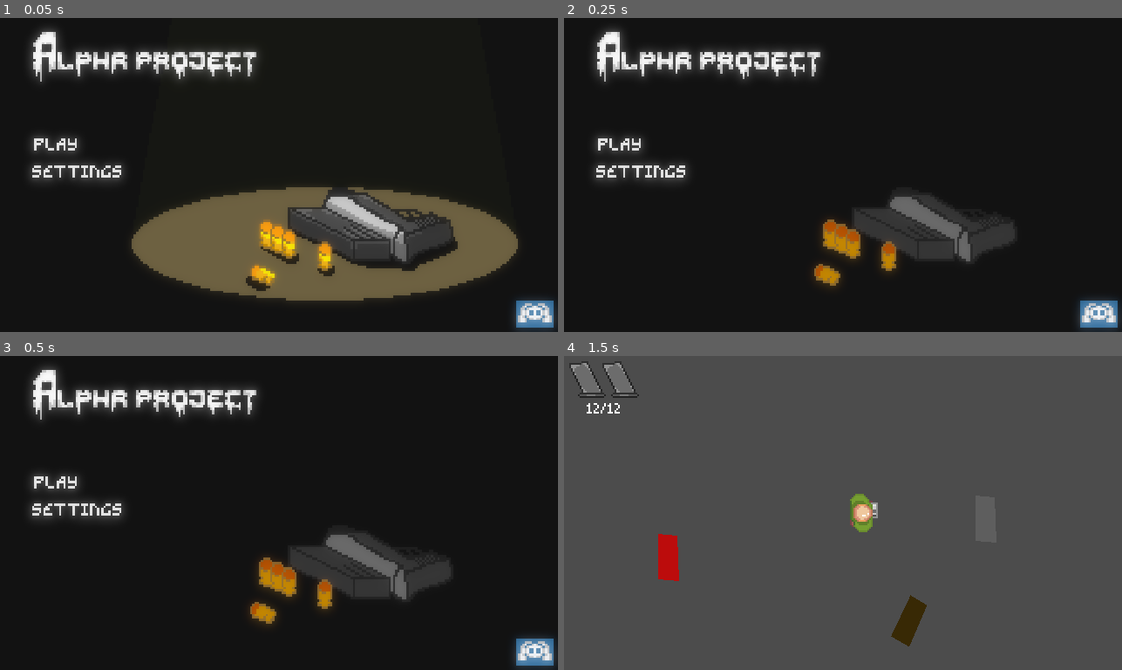
Above: before the commit, frames 1-4 (two rows, left to right).
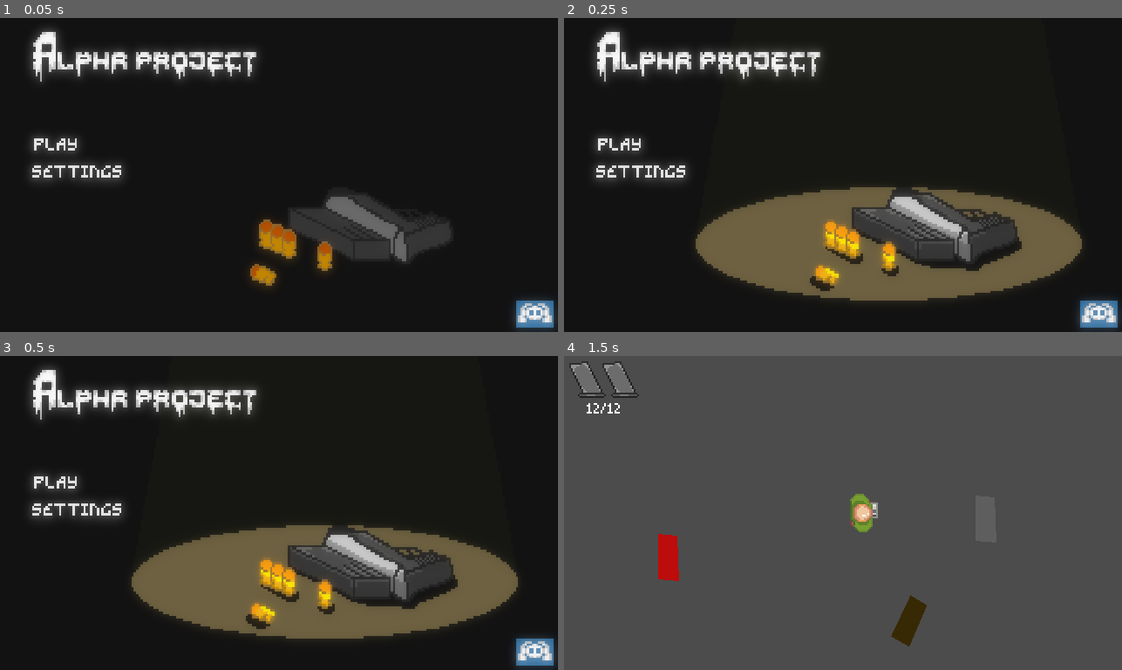
Above: after the commit, the same moments.

Repository: KrzysztofStaron/shooter
Game: Godot game, scene res://main.tscn
The game is run twice, just before and just after one commit, with the same random seed, the same clock (stepped at 60 frames per second) and the same inputs.
Inputs (mouse positions are in pixels of both pictures, inside the frame that each line leads up to):
- Up to frame 1 (0.05 s): no input
- Up to frame 2 (0.25 s): no input
- Up to frame 3 (0.5 s): no input
- Up to frame 4 (1.5 s): click (619, 481) at 0.5 s; tap Enter at 1.25 s; move the mouse to (965, 497) at 1.27 s; hold D (move_right) from 1.28 s (still down); tap E (grab) at 1.35 s

The runs differ from the first frame. In frame 1, 15% of the frame differs, in the area x 23-93%, y 53-90%; in frame 2, 15%, in the area x 14-93%, y 10-90%; in frame 3, 15%; in frame 4, nothing differs.

Commit message:
settings?

Diff:
--- a/UI/settingsScreen/settings.gd
+++ b/UI/settingsScreen/settings.gd
@@ -1,3 +1,7 @@
 extends Control
 
-export var yes : int
+export(Array, Resource) var options : Array
+
+func _ready() -> void:
+	for option in options:
+		print(option.type)
--- a/UI/settingsScreen/settings.tscn
+++ b/UI/settingsScreen/settings.tscn
@@ -1,8 +1,10 @@
-[gd_scene load_steps=2 format=2]
+[gd_scene load_steps=3 format=2]
 
 [ext_resource path="res://UI/settingsScreen/settings.gd" type="Script" id=1]
+[ext_resource path="res://UI/settingsScreen/settings/ammo-style.tres" type="Resource" id=2]
 
 [node name="settings" type="Control"]
 anchor_right = 1.0
 anchor_bottom = 1.0
 script = ExtResource( 1 )
+options = [ ExtResource( 2 ) ]
--- /dev/null
+++ b/UI/settingsScreen/settings/ammo-style.tres
@@ -0,0 +1,8 @@
+[gd_resource type="Resource" load_steps=2 format=2]
+
+[ext_resource path="res://UI/settingsScreen/settings/multiButton/settingMultiButton.gd" type="Script" id=1]
+
+[resource]
+script = ExtResource( 1 )
+name = "ammo-style"
+options = PoolStringArray( "number", "graphical", "both" )
--- /dev/null
+++ b/UI/settingsScreen/settings/multiButton/multiButton.tscn
@@ -0,0 +1,66 @@
+[gd_scene load_steps=10 format=2]
+
+[ext_resource path="res://UI/settingsScreen/settings/option.tscn" type="PackedScene" id=1]
+[ext_resource path="res://UI/settingsScreen/settings/multiButton/button.png" type="Texture" id=2]
+[ext_resource path="res://UI/m3x6.ttf" type="DynamicFontData" id=3]
+[ext_resource path="res://UI/settingsScreen/settings/multiButton/multiButtonOption.gd" type="Script" id=4]
+[ext_resource path="res://UI/settingsScreen/settings/ammo-style.tres" type="Resource" id=5]
+[ext_resource path="res://UI/settingsScreen/settings/multiButton/arrowHover.png" type="Texture" id=6]
+[ext_resource path="res://UI/settingsScreen/settings/multiButton/arrow.png" type="Texture" id=7]
+[ext_resource path="res://UI/settingsScreen/settings/multiButton/arrowPressed.png" type="Texture" id=8]
+
+[sub_resource type="DynamicFont" id=1]
+size = 32
+font_data = ExtResource( 3 )
+
+[node name="multiButton" instance=ExtResource( 1 )]
+script = ExtResource( 4 )
+option = ExtResource( 5 )
+
+[node name="name" parent="." index="0"]
+margin_top = -5.0
+margin_right = 132.0
+margin_bottom = 26.0
+
+[node name="container" type="HBoxContainer" parent="." index="1"]
+margin_left = 116.0
+margin_right = 302.0
+margin_bottom = 40.0
+
+[node name="arrowLeft" type="TextureButton" parent="container" index="0"]
+margin_right = 20.0
+margin_bottom = 40.0
+texture_normal = ExtResource( 7 )
+texture_pressed = ExtResource( 8 )
+texture_hover = ExtResource( 6 )
+
+[node name="Tween" type="Tween" parent="container/arrowLeft" index="0"]
+
+[node name="button" type="TextureRect" parent="container" index="1"]
+margin_left = 24.0
+margin_right = 150.0
+margin_bottom = 40.0
+texture = ExtResource( 2 )
+stretch_mode = 4
+
+[node name="option" type="Label" parent="container/button" index="0"]
+margin_left = 2.0
+margin_top = 2.0
+margin_right = 124.0
+margin_bottom = 33.0
+custom_fonts/font = SubResource( 1 )
+text = "number"
+align = 1
+valign = 1
+
+[node name="arrowRight" type="TextureButton" parent="container" index="2"]
+margin_left = 154.0
+margin_right = 174.0
+margin_bottom = 40.0
+texture_normal = ExtResource( 7 )
+texture_pressed = ExtResource( 8 )
+texture_hover = ExtResource( 6 )
+flip_h = true
+
+[connection signal="pressed" from="container/arrowLeft" to="." method="back"]
+[connection signal="pressed" from="container/arrowRight" to="." method="next"]
--- /dev/null
+++ b/UI/settingsScreen/settings/multiButton/multiButtonOption.gd
@@ -0,0 +1,27 @@
+extends Option
+
+export var option : Resource
+
+var index := 0
+
+func _ready() -> void:
+	$name.text = option.name
+	$container/button/option.text = option.options[index]
+
+
+func next() -> void:
+	index += 1
+
+	if index == len(option.options):
+		index = 0
+
+	$container/button/option.text = option.options[index]
+
+
+func back() -> void:
+	index -= 1
+
+	if index < 0:
+		index = len(option.options) - 1
+
+	$container/button/option.text = option.options[index]
--- /dev/null
+++ b/UI/settingsScreen/settings/multiButton/settingMultiButton.gd
@@ -0,0 +1,6 @@
+extends Setting
+class_name SettingMultiButton
+
+export var options : PoolStringArray
+
+const type := "multiButton"
--- /dev/null
+++ b/UI/settingsScreen/settings/option.gd
@@ -0,0 +1,5 @@
+extends Control
+
+class_name Option
+
+var value
--- /dev/null
+++ b/UI/settingsScreen/settings/option.tscn
@@ -0,0 +1,23 @@
+[gd_scene load_steps=4 format=2]
+
+[ext_resource path="res://UI/settingsScreen/settings/option.gd" type="Script" id=1]
+[ext_resource path="res://UI/m3x6.ttf" type="DynamicFontData" id=2]
+
+[sub_resource type="DynamicFont" id=1]
+size = 32
+font_data = ExtResource( 2 )
+
+[node name="option" type="Control"]
+anchor_right = 1.0
+anchor_bottom = 1.0
+margin_bottom = -180.0
+script = ExtResource( 1 )
+
+[node name="name" type="Label" parent="."]
+margin_top = 7.0
+margin_right = 36.0
+margin_bottom = 33.0
+custom_fonts/font = SubResource( 1 )
+text = "name"
+align = 1
+valign = 1
--- a/UI/settingsScreen/settings/types/settingCheckbox.gd
+++ b/UI/settingsScreen/settings/types/settingCheckbox.gd
@@ -1,4 +1,4 @@
 extends Setting
-class_name settingCheckbox
+class_name SettingCheckbox
 
-var value : bool
+const type := "checkbox"
--- a/UI/settingsScreen/settings/types/settingMultiButton.gd
+++ /dev/null
@@ -1,5 +0,0 @@
-extends Setting
-class_name settingMultiButton
-
-export var options : PoolStringArray
-var value : String
--- a/UI/settingsScreen/settings/types/settingSlider.gd
+++ b/UI/settingsScreen/settings/types/settingSlider.gd
@@ -4,4 +4,4 @@
 export var minValue : float
 export var maxValue : float
 
-var value : float
+const type := "slider"
--- a/UI/titleScreen/titleScreen.tscn
+++ b/UI/titleScreen/titleScreen.tscn
@@ -140,7 +140,7 @@
 position = Vector2( 160, 90 )
 scale = Vector2( 1.28125, 1.41045 )
 frames = SubResource( 29 )
-frame = 17
+frame = 4
 playing = true
 
 [node name="discord" parent="AnimatedSprite" instance=ExtResource( 1 )]
--- a/project.godot
+++ b/project.godot
@@ -9,25 +9,30 @@
 config_version=4
 
 _global_script_classes=[ {
+"base": "Control",
+"class": "Option",
+"language": "GDScript",
+"path": "res://UI/settingsScreen/settings/option.gd"
+}, {
 "base": "Resource",
 "class": "Setting",
 "language": "GDScript",
 "path": "res://UI/settingsScreen/settings/types/setting.gd"
 }, {
+"base": "Setting",
+"class": "SettingCheckbox",
+"language": "GDScript",
+"path": "res://UI/settingsScreen/settings/types/settingCheckbox.gd"
+}, {
+"base": "Setting",
+"class": "SettingMultiButton",
+"language": "GDScript",
+"path": "res://UI/settingsScreen/settings/multiButton/settingMultiButton.gd"
+}, {
 "base": "Resource",
 "class": "bulletData",
 "language": "GDScript",
 "path": "res://player/bullet/bulletData.gd"
-}, {
-"base": "Setting",
-"class": "settingCheckbox",
-"language": "GDScript",
-"path": "res://UI/settingsScreen/settings/types/settingCheckbox.gd"
-}, {
-"base": "Setting",
-"class": "settingMultiButton",
-"language": "GDScript",
-"path": "res://UI/settingsScreen/settings/types/settingMultiButton.gd"
 }, {
 "base": "Setting",
 "class": "settingSlider",
@@ -40,10 +45,11 @@
 "path": "res://player/weaponData.gd"
 } ]
 _global_script_class_icons={
+"Option": "",
 "Setting": "",
+"SettingCheckbox": "",
+"SettingMultiButton": "",
 "bulletData": "",
-"settingCheckbox": "",
-"settingMultiButton": "",
 "settingSlider": "",
 "weaponData": ""
 }
@@ -68,7 +74,6 @@
 
 window/size/width=320
 window/size/height=180
-window/size/fullscreen=true
 window/size/test_width=704
 window/size/test_height=396
 window/stretch/mode="2d"
Binary file added: UI/MinimalPixel v2.ttf
Binary file added: UI/settingsScreen/settings/multiButton/arrow.png
Not shown, added: UI/settingsScreen/settings/multiButton/arrow.png.import
Binary file added: UI/settingsScreen/settings/multiButton/arrowHover.png
Not shown, added: UI/settingsScreen/settings/multiButton/arrowHover.png.import
Binary file added: UI/settingsScreen/settings/multiButton/arrowPressed.png
Not shown, added: UI/settingsScreen/settings/multiButton/arrowPressed.png.import
Binary file added: UI/settingsScreen/settings/multiButton/button.png
Not shown, added: UI/settingsScreen/settings/multiButton/button.png.import
